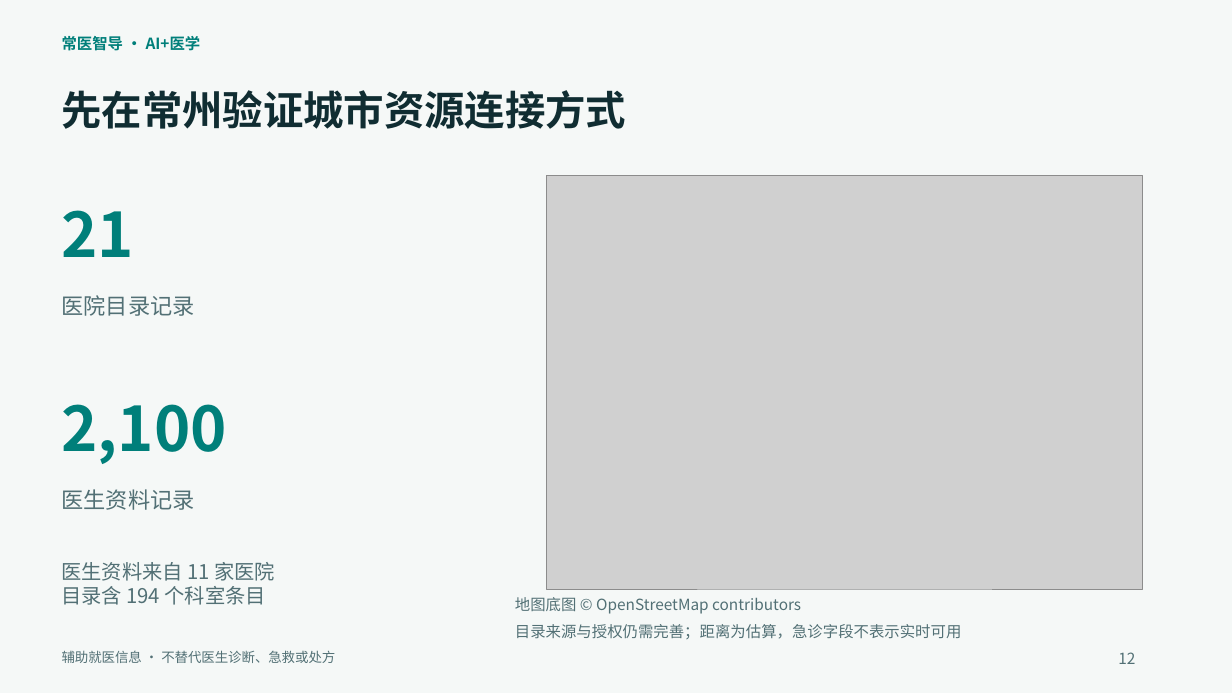
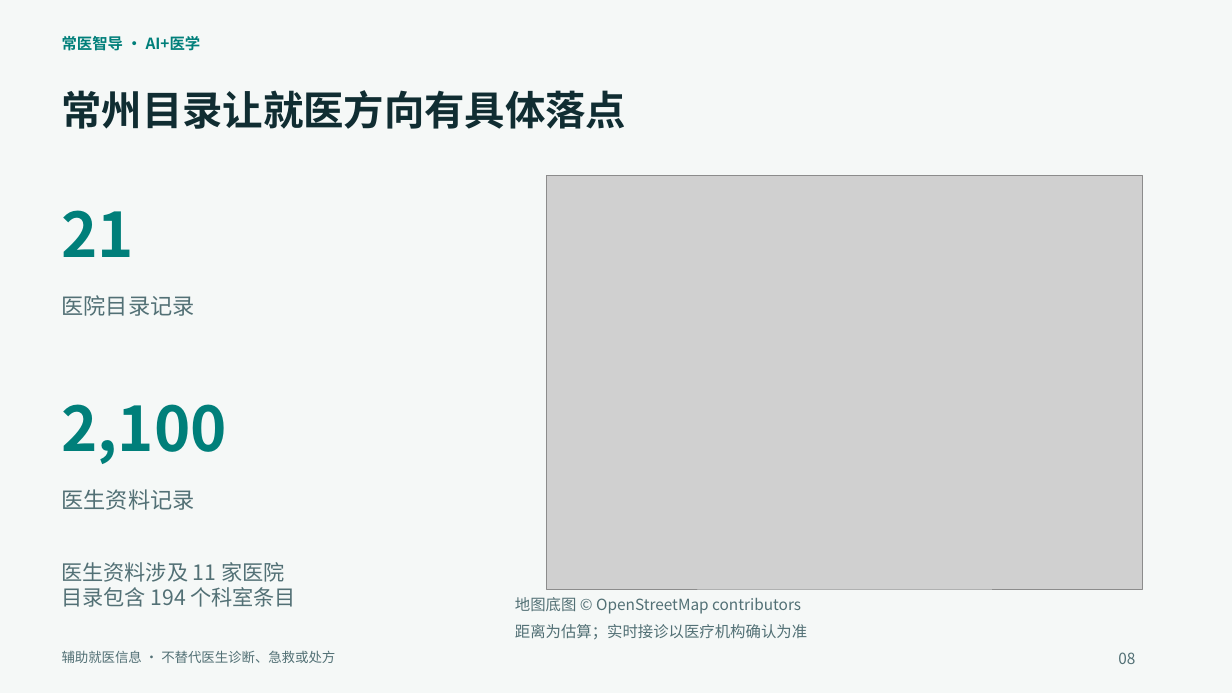
Before and after one commit to wenxvn/changyi, a slide deck: slide 8 of 参赛资料/常医智导_参赛答辩.pptx (slide 12 before the commit). Drawn at 1232x693 pixels with LibreOffice and Linux fonts; fonts in the diff are those of the drawing; grey boxes stand for pictures. Boxes give left, top, right and bottom in pixels: in the first picture for what was removed or moved away, otherwise in the second. Text is boxed around its words. In the diff, an @@ line names an element or a change of style, - is before the commit and + after.

```diff
--- a/参赛资料/常医智导_参赛答辩.pptx
+++ b/参赛资料/常医智导_参赛答辩.pptx
@@ text at (62,90,627,129): text changed @@
-先在常州验证城市资源连接方式
+常州目录让就医方向有具体落点
@@ text at (62,562,297,607): text changed; size 15.8 to 16.5 pt @@
-医生资料来自 11 家医院
-目录含 194 个科室条目
+医生资料涉及 11 家医院
+目录包含 194 个科室条目
@@ text at (515,624,807,640): text changed @@
-目录来源与授权仍需完善；距离为估算，急诊字段不表示实时可用
+距离为估算；实时接诊以医疗机构确认为准
@@ text at (1118,652,1135,664): text changed @@
-12
+08
```
Also in this commit, not shown: 12 other slides changed, 5 slides added, 5 slides removed, 6 other files.
